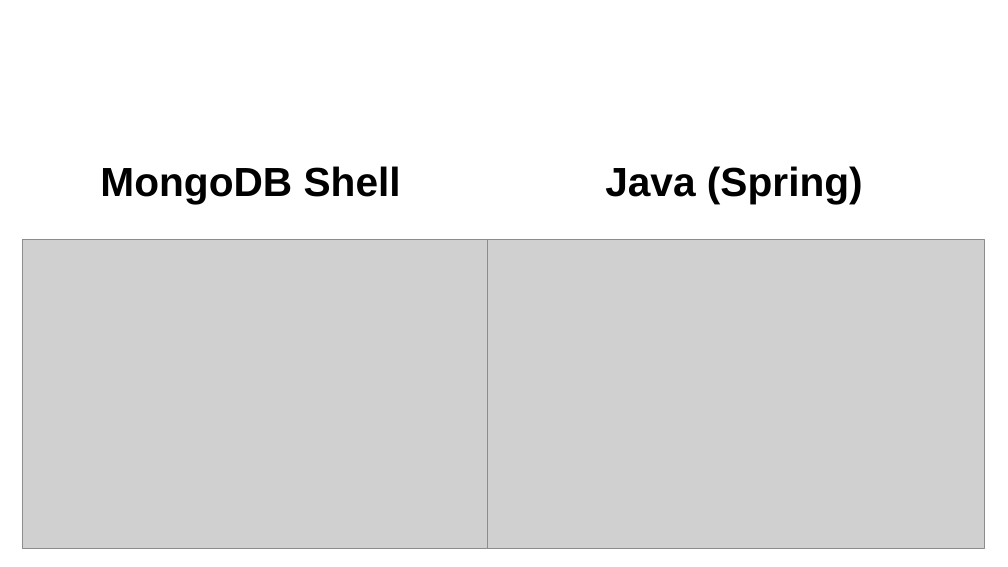
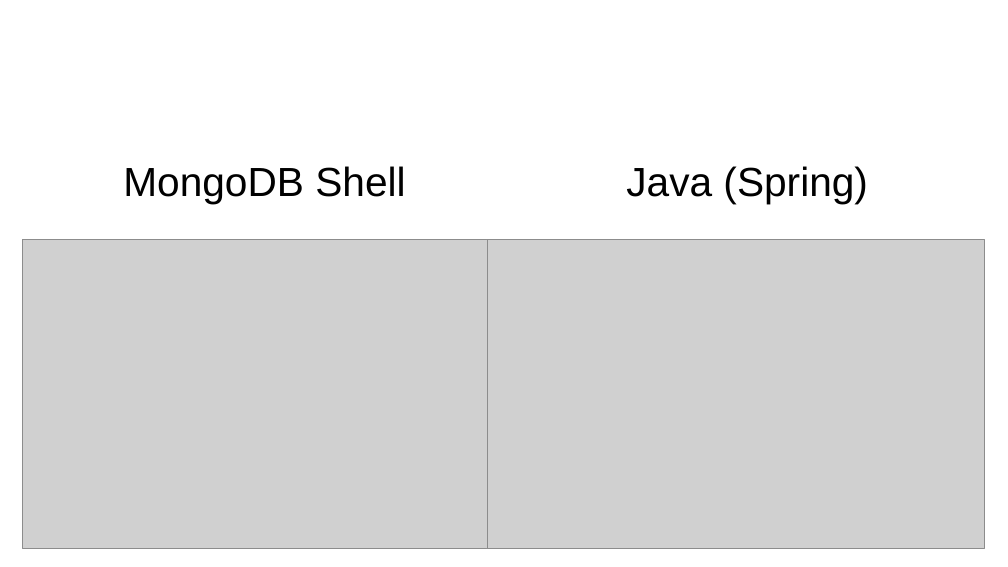
Before and after one commit to skrabbenborg/nosql-talk, a slide deck: slide 9 of presentation/presentation.pptx. Drawn at 1008x567 pixels with LibreOffice and Linux fonts; fonts in the diff are those of the drawing; grey boxes stand for pictures; background and template pictures are left out. Boxes give left, top, right and bottom in pixels: in the first picture for what was removed or moved away, otherwise in the second. Text is boxed around its words. In the diff, an @@ line names an element or a change of style, - is before the commit and + after.

Commit message:
Progress on Neo4j presentation

```diff
--- a/presentation/presentation.pptx
+++ b/presentation/presentation.pptx
@@ text "MongoDB Shell" moved from (x1=100, y1=166, x2=401, y2=204) to (x1=123, y1=166, x2=405, y2=204) @@
@@ text "MongoDB Shell" at (x1=123, y1=166, x2=405, y2=204): bold off @@
@@ text "Java (Spring)" at (x1=626, y1=166, x2=868, y2=204): bold off @@
@@ text "Java (Spring)" moved from (x1=605, y1=166, x2=863, y2=204) to (x1=626, y1=166, x2=868, y2=204) @@
```
Also in this commit, not shown: 7 other slides changed.
